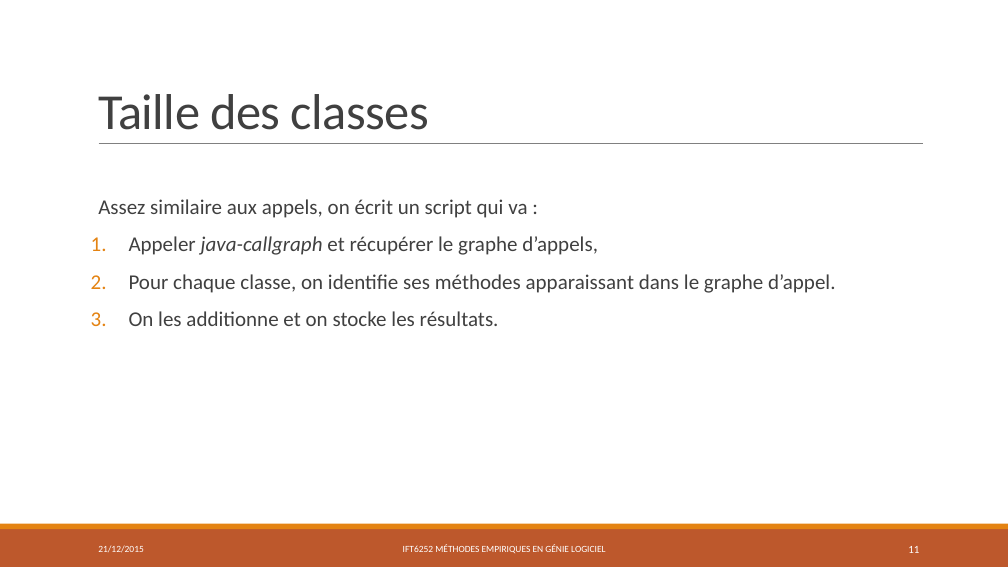
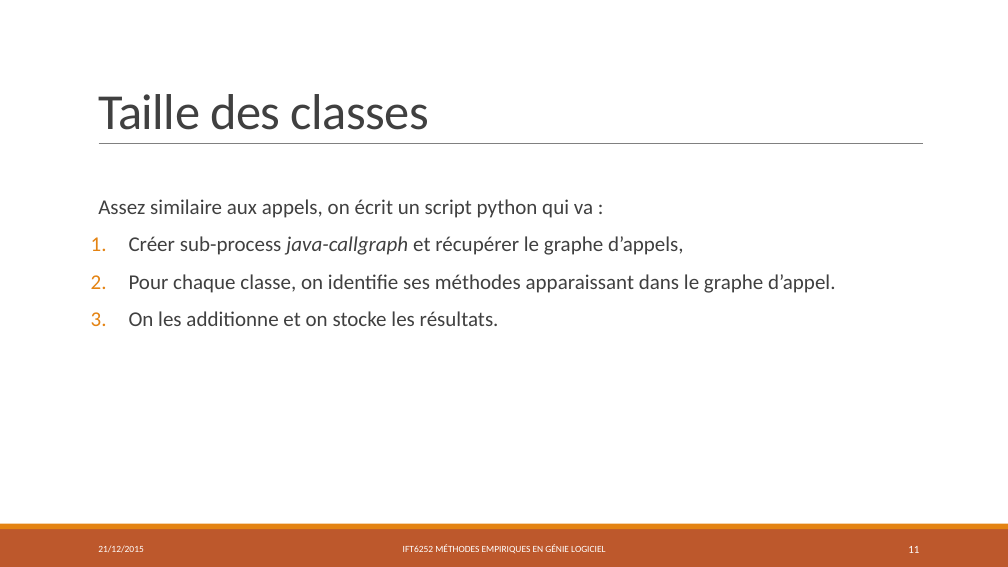
Before and after one commit to PierreGe/Android-defect-study, a slide deck: slide 11 of rapport/presentation/final.pptx. Drawn at 1008x567 pixels with LibreOffice and Linux fonts; fonts in the diff are those of the drawing. Boxes give left, top, right and bottom in pixels: in the first picture for what was removed or moved away, otherwise in the second. Text is boxed around its words. In the diff, an @@ line names an element or a change of style, - is before the commit and + after.

```diff
--- a/rapport/presentation/final.pptx
+++ b/rapport/presentation/final.pptx
@@ text at (x1=98, y1=199, x2=684, y2=255): text changed @@
-  Assez similaire aux appels, on écrit un script qui va :
-1. Appeler java-callgraph et récupérer le graphe d’appels,
+  Assez similaire aux appels, on écrit un script python qui va :
+1. Créer sub-process java-callgraph et récupérer le graphe d’appels,
```
Also in this commit, not shown: 13 other slides changed, 1 other file.
